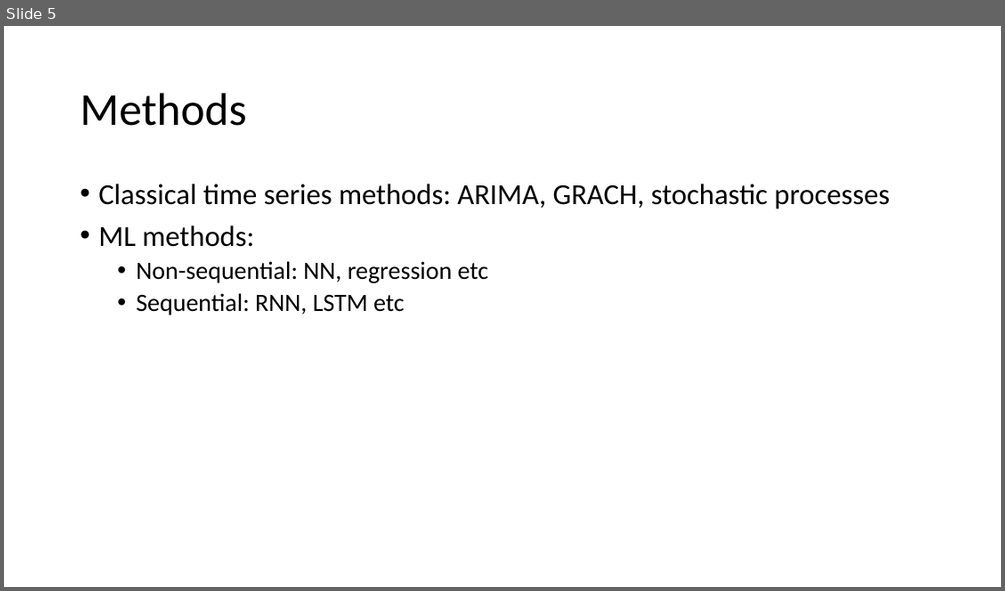
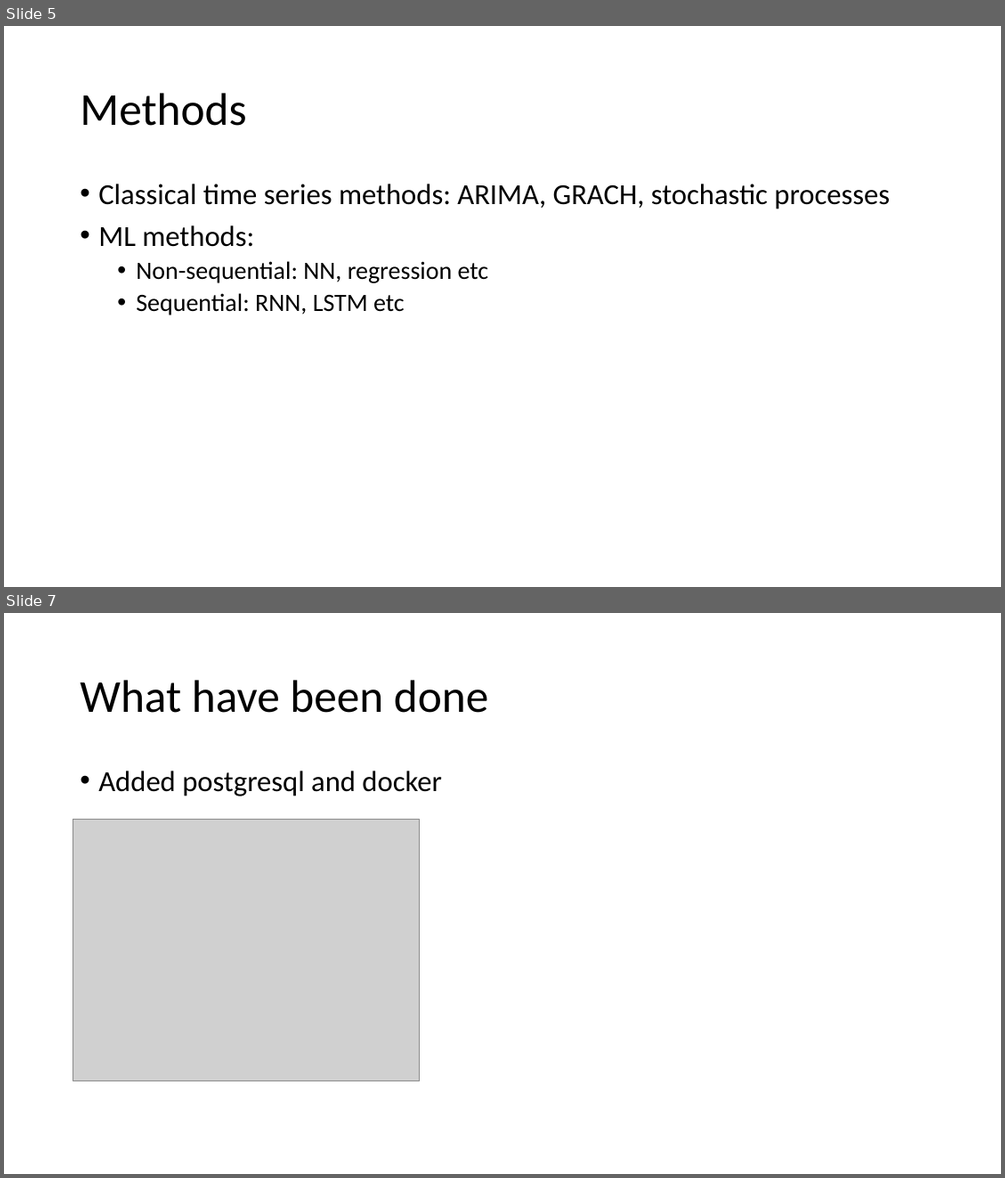
Before and after one commit to NickThe1/kbtu-data-visualization, a slide deck: distrib.pptx. Shown one above the other, each under a label of ours: slide 5 before the commit, slides 5 and 7 after it; the slides between them are not shown. The pictures are 1005x591 and 1005x1178 pixels, drawn with LibreOffice and Linux fonts; fonts in the diff are those of the drawing; grey boxes stand for pictures. Boxes give left, top, right and bottom in pixels: in the first picture for what was removed or moved away, otherwise in the second. Text is boxed around its words. In the diff, an @@ line names an element or a change of style, - is before the commit and + after.

```diff
--- a/distrib.pptx
+++ b/distrib.pptx
@@ slide 7 added at (x1=4, y1=613, x2=1001, y2=1174), background #FFFFFF @@
@@ title added at (x1=80, y1=680, x2=488, y2=713), 44 pt, text #000000 @@
+What have been done
@@ text added at (x1=98, y1=771, x2=441, y2=796), 28 pt, text #000000 @@
+• Added postgresql and docker
@@ picture added at (x1=73, y1=819, x2=419, y2=1080) @@
```
Also in this commit, not shown: 5 other slides added, 2 other files.
